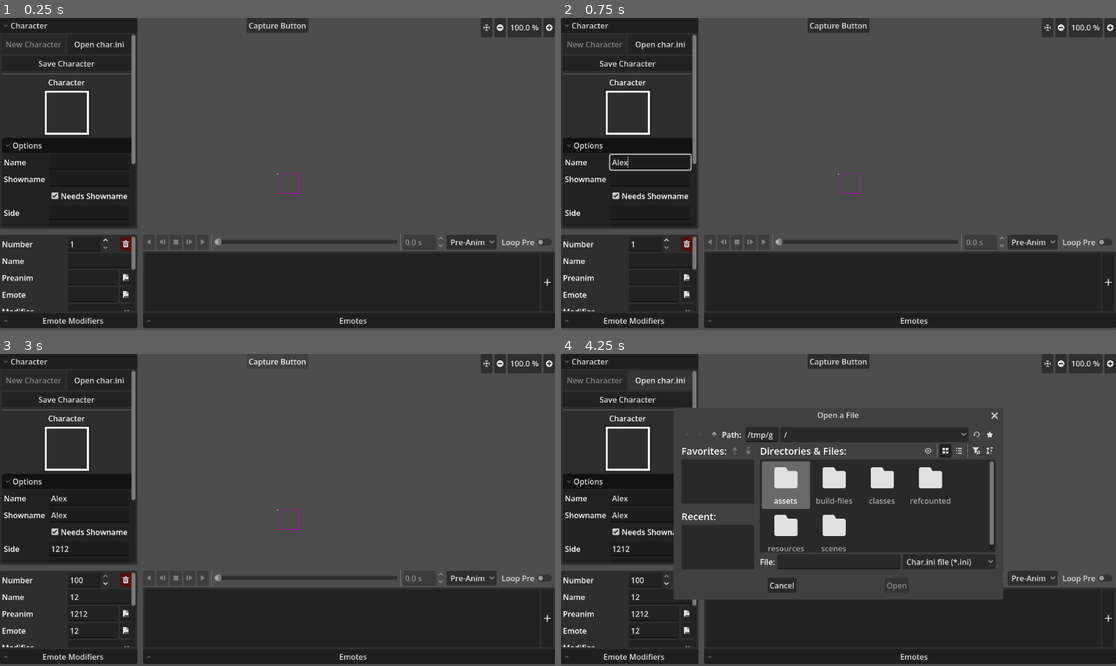
Above: before the commit, frames 1-4 (two rows, left to right).
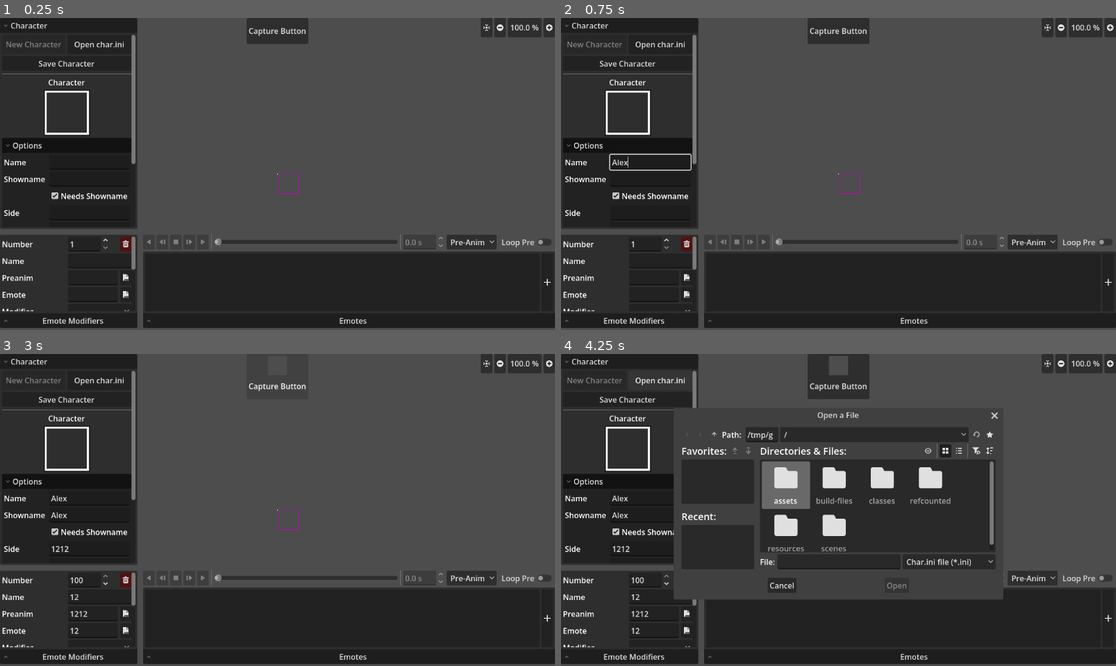
Above: after the commit, the same moments.

Repository: Crystalwarrior/KFO-CharMaker
Game: Godot game, scene res://scenes/main.tscn
Same seed, same stepped clock (60 frames per second), same inputs: the game is played once before the commit and once after it.
Inputs (mouse positions are in pixels of both pictures, inside the frame that each line leads up to):
- Up to frame 1 (0.25 s): no input
- Up to frame 2 (0.75 s): click (649, 161) at 0.52 s; type "Alex" at 0.6 s
- Up to frame 3 (3 s): click (88, 516) at 0.75 s; type "Alex" at 0.83 s; click (88, 547) at 0.98 s; type "12" at 1.07 s; click (88, 566) at 1.27 s; type "12" at 1.35 s; click (88, 581) at 1.5 s; type "12" at 1.58 s; click (88, 600) at 1.73 s; type "12" at 1.82 s; click (88, 616) at 2.02 s; type "12" at 2.1 s; click (88, 631) at 2.25 s; type "12" at 2.33 s; click (94, 612) at 2.48 s; type "12" at 2.57 s; click "Capture Button" at 2.75 s
- Up to frame 4 (4.25 s): click "Open char.ini" at 3.5 s

The runs differ from the first frame. In frame 1, 0.6% of the frame differs, in the area x 44-56%, y 1-9%; in frame 2, 0.6%; in frame 3, 0.2%; in frame 4, 1.1%, in the area x 44-56%, y 0-15%.
Error in both runs: Invalid assignment of property or key 'char_name' with value of type 'String' on a base object of type 'Nil'. (res://scenes/char_converter.gd:222)

Commit message:
Add functionality to button capturer

Diff:
--- a/scenes/button_cropper.gd
+++ b/scenes/button_cropper.gd
@@ -12,6 +12,7 @@
 	LEFT, TOP_LEFT, TOP, TOP_RIGHT, RIGHT, BOTTOM_RIGHT, BOTTOM, BOTTOM_LEFT, MOVE,
 }
 
+
 const _LEFT_MODES = [DragMode.LEFT, DragMode.TOP_LEFT, DragMode.BOTTOM_LEFT]
 const _RIGHT_MODES = [DragMode.RIGHT, DragMode.TOP_RIGHT, DragMode.BOTTOM_RIGHT]
 const _TOP_MODES = [DragMode.TOP, DragMode.TOP_LEFT, DragMode.TOP_RIGHT]
@@ -20,11 +21,13 @@
 const _VERTICAL_EDGE_MODES = [DragMode.TOP, DragMode.BOTTOM]
 const _CORNER_MODES = [DragMode.TOP_LEFT, DragMode.TOP_RIGHT, DragMode.BOTTOM_LEFT, DragMode.BOTTOM_RIGHT]
 
+
 var drag_mode: DragMode = DragMode.MOVE
 var dragging = false
 var drag_start_global: Vector2
 var initial_global_pos: Vector2
 var initial_size: Vector2
+
 
 func _gui_input(event: InputEvent) -> void:
 	if event is InputEventMouseButton and event.button_index == MOUSE_BUTTON_LEFT:
@@ -46,6 +49,7 @@
 		drag_mode = result[0]
 		mouse_default_cursor_shape = result[1]
 
+
 func _detect_mode(local_pos: Vector2) -> Array:
 	var in_left = local_pos.x < resize_width
 	var in_right = local_pos.x > size.x - resize_width
@@ -61,6 +65,7 @@
 	if in_top: return [DragMode.TOP, Control.CURSOR_VSIZE]
 	if in_bottom: return [DragMode.BOTTOM, Control.CURSOR_VSIZE]
 	return [DragMode.MOVE, Control.CURSOR_MOVE]
+
 
 func _handle_drag() -> void:
 	if drag_mode == DragMode.MOVE:
--- a/scenes/main.gd
+++ b/scenes/main.gd
@@ -10,6 +10,8 @@
 
 func _ready() -> void:
 	sub_viewport.world_2d = get_tree().root.world_2d
+	capture_button.pressed.connect(_on_capture_button_pressed)
+
 
 func _process(delta: float) -> void:
 	sub_viewport_camera.position = button_cropper.position + button_cropper.button_crop_zone.position
@@ -17,3 +19,8 @@
 	var prev_position: Vector2 = sub_viewport_container.position
 	var prev_size_x: float = sub_viewport_container.size.x
 	sub_viewport_container.set_size(button_cropper.button_crop_zone.size)
+
+
+func _on_capture_button_pressed() -> void:
+	await RenderingServer.frame_post_draw
+	capture_button.icon = ImageTexture.create_from_image(sub_viewport.get_texture().get_image())
--- a/scenes/main.tscn
+++ b/scenes/main.tscn
@@ -72,7 +72,9 @@
 
 [node name="SubViewport" type="SubViewport" parent="GUILayer/SubViewportContainer" unique_id=610432675]
 unique_name_in_owner = true
+handle_input_locally = false
 size = Vector2i(40, 40)
+render_target_update_mode = 4
 
 [node name="SubViewportCamera" type="Camera2D" parent="GUILayer/SubViewportContainer/SubViewport" unique_id=1620356932]
 unique_name_in_owner = true
@@ -88,6 +90,8 @@
 offset_bottom = 8.0
 grow_horizontal = 2
 text = "Capture Button"
+icon_alignment = 1
+vertical_icon_alignment = 0
 
 [node name="CenterRef" type="ColorRect" parent="." unique_id=1978758270]
 offset_left = -1.0
